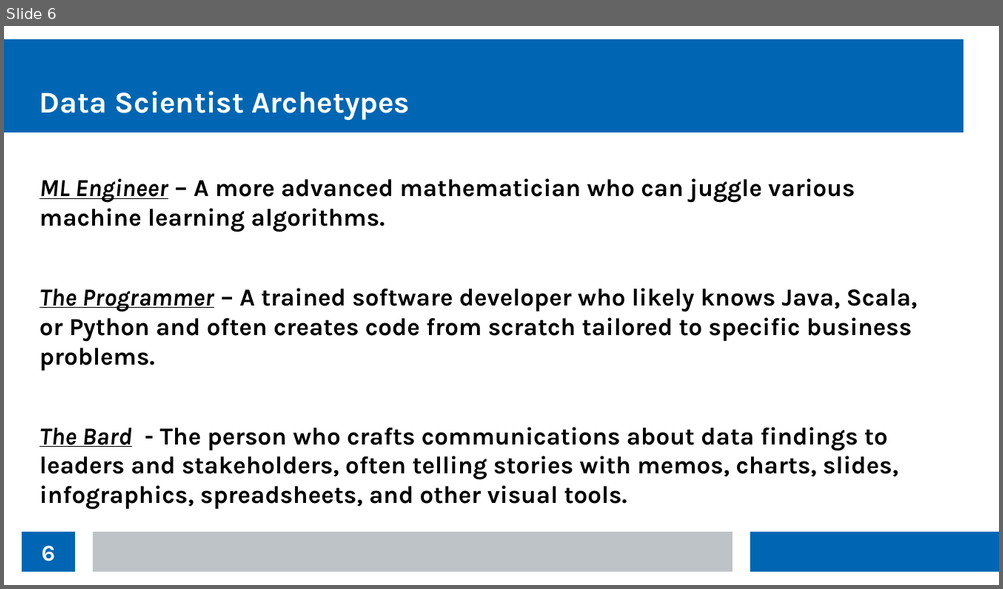
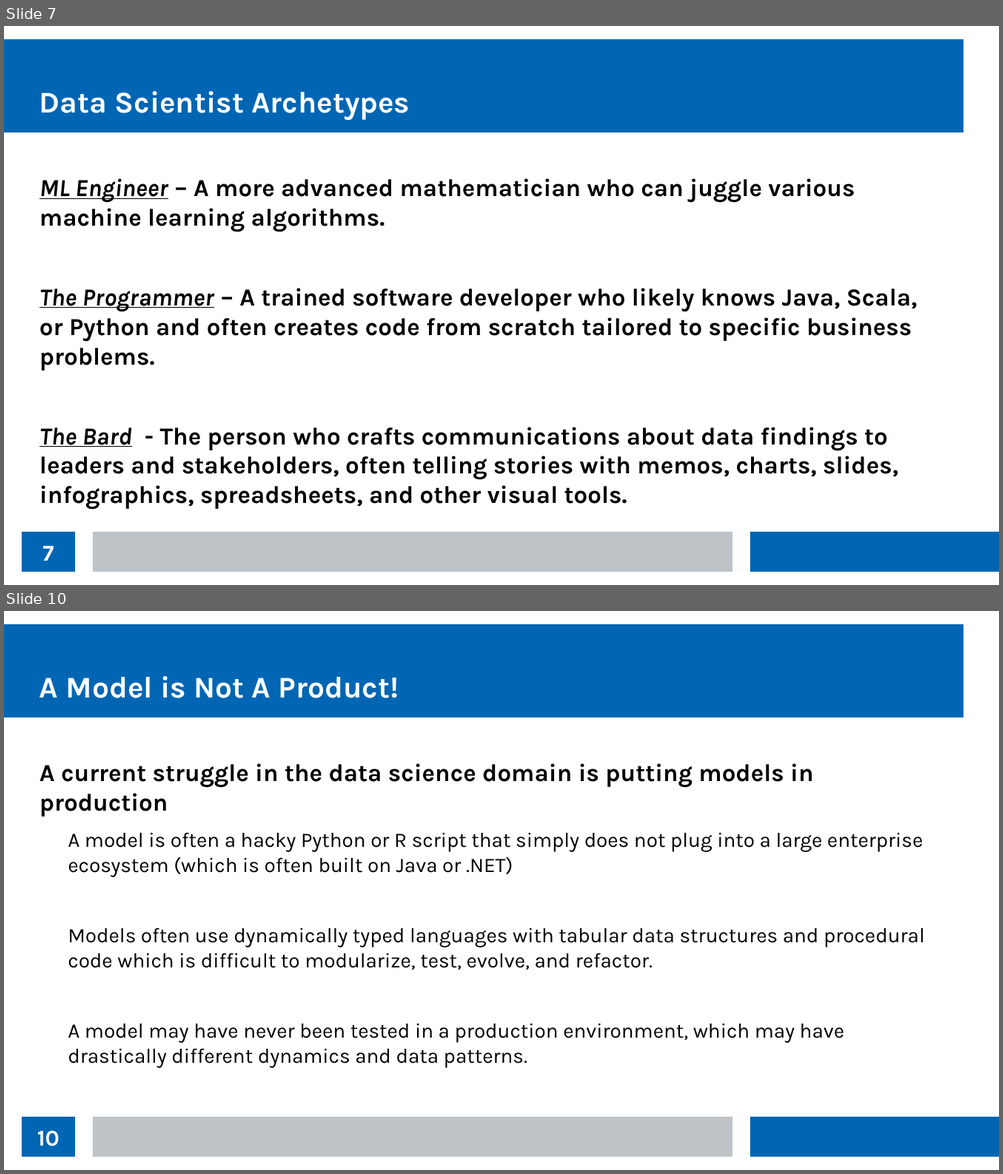
Before and after one commit to thomasnield/kotlin_data_science_talk_ChicagoJUG, a slide deck: kotlin_data_science_talk_chijug_slides.odp. Shown one above the other, each under a label of ours: slide 6 before the commit, slides 7 and 10 after it; the slides between them are not shown. The pictures are 1003x589 and 1003x1174 pixels, drawn with LibreOffice and Linux fonts; fonts in the diff are those of the drawing. Boxes give left, top, right and bottom in pixels: in the first picture for what was removed or moved away, otherwise in the second. Text is boxed around its words. In the diff, an @@ line names an element or a change of style, - is before the commit and + after.

```diff
--- a/kotlin_data_science_talk_chijug_slides.odp
+++ b/kotlin_data_science_talk_chijug_slides.odp
@@ slide 10 added at box(4, 611, 999, 1170), background #FFFFFF; not listed: 3 template elements that a slide beside it also shows @@
@@ title added at box(40, 676, 398, 698), 24 pt, text #FFFFFF, bold @@
+A Model is Not A Product!
@@ text added at box(40, 763, 925, 1068), 16.5 pt, text #000000 @@
+A current struggle in the data science domain is putting models in production
+  A model is often a hacky Python or R script that simply does not plug into a large enterprise ecosystem (which is often built on Java or .NET)
+  Models often use dynamically typed languages with tabular data structures and procedural code which is difficult to modularize, test, evolve, and refactor.
+  A model may have never been tested in a production environment, which may have drastically different dynamics and data patterns.
@@ page number added at box(22, 1117, 75, 1157), fill #0066B3, 18 pt, text #FFFFFF, bold @@
+10
@@ what was slide 6 is now slide 7 @@
@@ page number at box(42, 546, 54, 561): text changed @@
-6
+7
```
Also in this commit, not shown: 9 other slides added.
